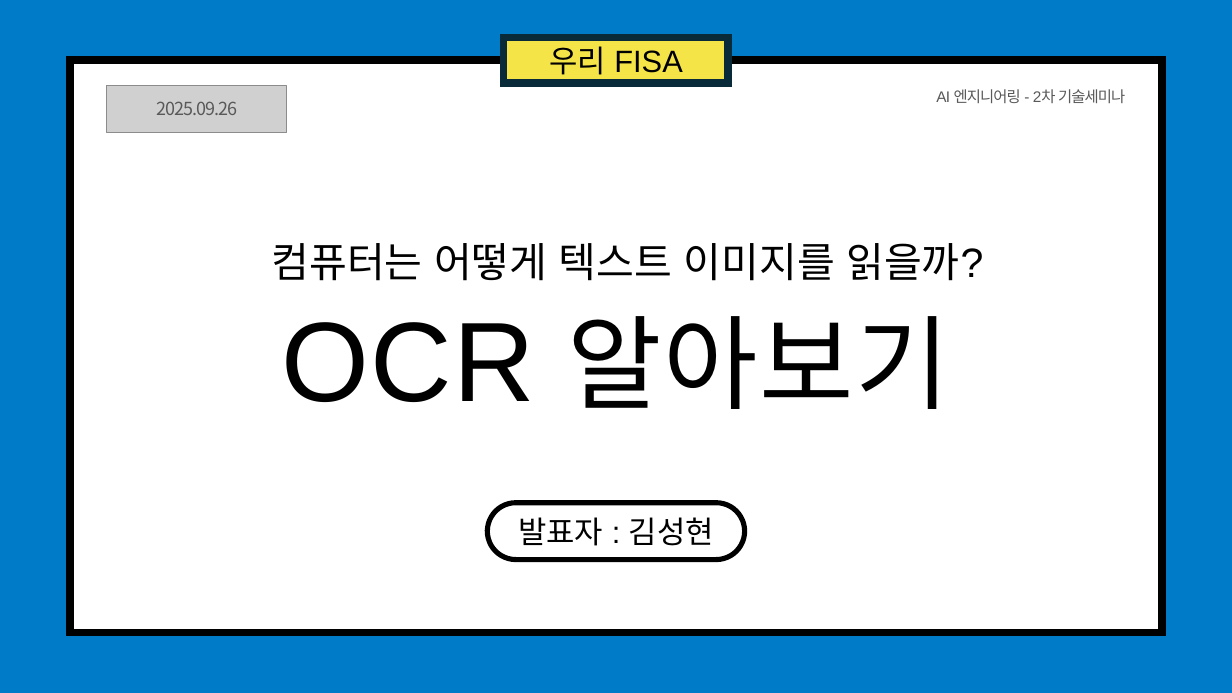
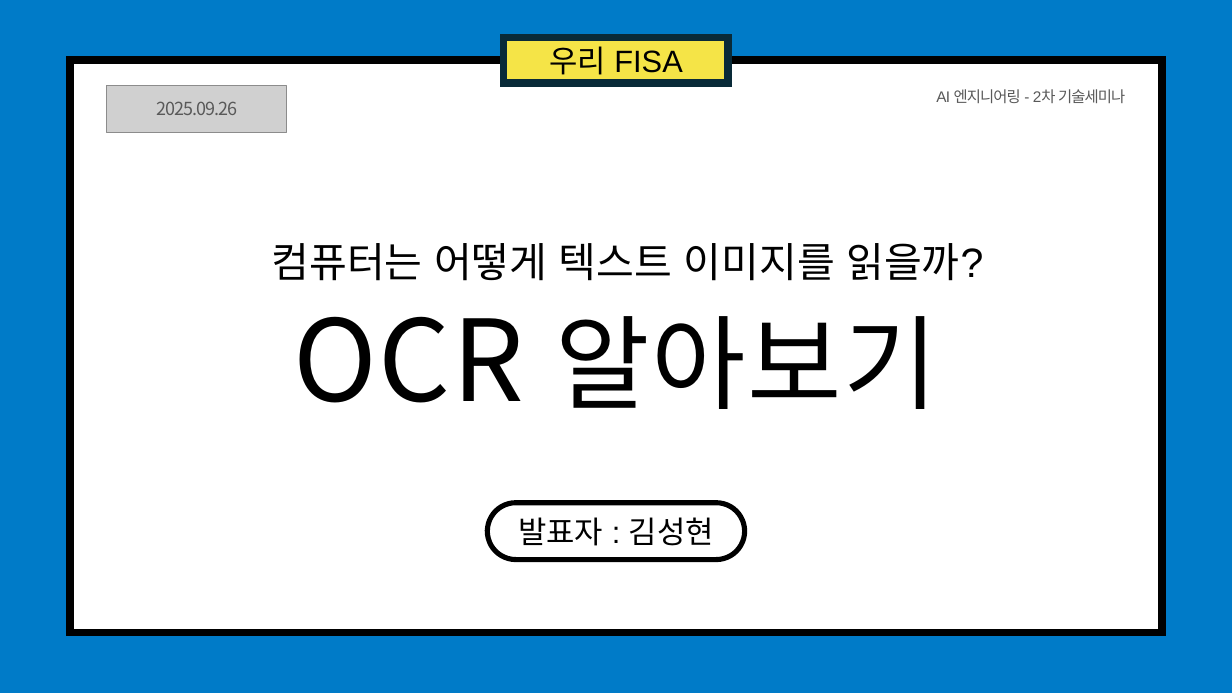
Before and after one commit to naisksh32/2nd_TechSeminar, a slide deck: slide 1 of PPT/진짜 준비자료.pptx. Drawn at 1232x693 pixels with LibreOffice and Linux fonts; fonts in the diff are those of the drawing; grey boxes stand for pictures; background and template pictures are left out. Boxes give left, top, right and bottom in pixels: in the first picture for what was removed or moved away, otherwise in the second. Text is boxed around its words. In the diff, an @@ line names an element or a change of style, - is before the commit and + after.

```diff
--- a/PPT/진짜 준비자료.pptx
+++ b/PPT/진짜 준비자료.pptx
@@ text "OCR 알아보기" at (293,316,938,409): font Arial to Noto Sans CJK KR in "OCR" @@
```
Also in this commit, not shown: 1 other slide changed, 25 slides added, 4 slides removed, 45 other files.
